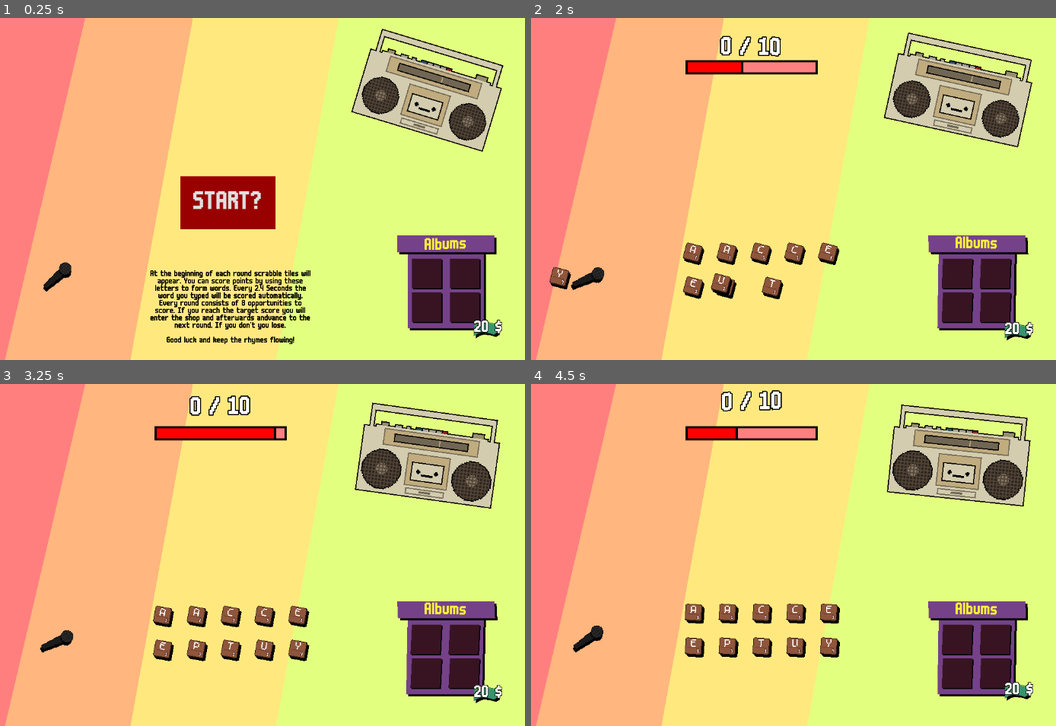
Above: before the commit, frames 1-4 (two rows, left to right).
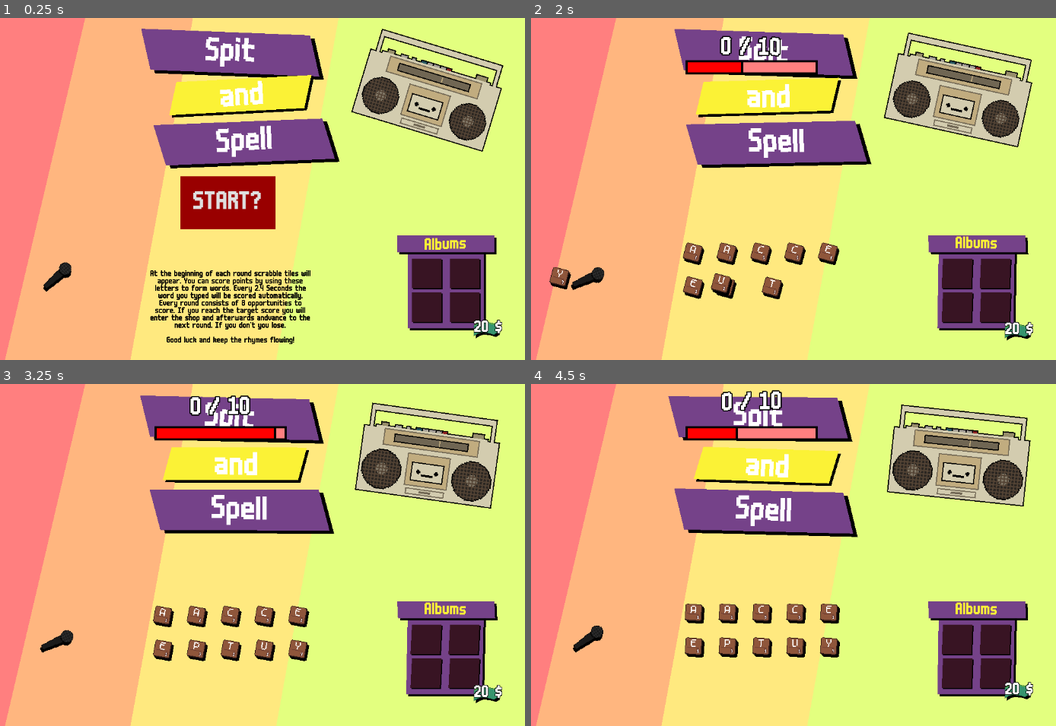
Above: after the commit, the same moments.

Repository: LiranDat/Spitandspell
Game: Godot game, scene res://scenes/main/main.tscn
The game is run twice, just before and just after one commit, with the same random seed, the same clock (stepped at 60 frames per second) and the same inputs.
Inputs (mouse positions are in pixels of both pictures, inside the frame that each line leads up to):
- Up to frame 1 (0.25 s): no input
- Up to frame 2 (2 s): click "START?" at 0.5 s; move the mouse to (588, 274) at 1.27 s; click (588, 274) at 1.42 s
- Up to frame 3 (3.25 s): move the mouse to (162, 650) at 2.02 s; click (162, 650) at 2.17 s; move the mouse to (299, 650) at 2.77 s; click (299, 650) at 2.92 s
- Up to frame 4 (4.5 s): move the mouse to (725, 647) at 3.52 s; click (725, 647) at 3.67 s; move the mouse to (725, 613) at 4.27 s; click (725, 613) at 4.42 s

The runs differ from the first frame. In frame 1, 11% of the frame differs, in the area x 26-65%, y 3-44%; in frame 2, 9.9%; in frame 3, 9.9%; in frame 4, 10%.
Error in both runs: Invalid access of index '0' on a base object of type: 'PackedStringArray'. (res://scenes/lyrics/lyrics.gd:26)

Commit message:
Title screen added

Diff:
--- a/Title.gd
+++ b/Title.gd
@@ -7,12 +7,12 @@
 func sway(delta):
 	var posValue = sin(time)*6.0
 	var rotValue = cos(time*.3)*1.0/(8.0*PI)
-	$Bar1.position.x = posValue
-	$Bar1.rotation = rotValue
-	$Bar2.position.x = -sin(time*.7)*6.0
-	$Bar2.rotation = -cos(time*.5)*1.0/(6.0*PI)
-	$Bar3.position.x = sin(time*.9)*8.0
-	$Bar3.rotation = -cos(time*.5)*1.0/(8.0*PI)
+	$Center/Bar1.position.x = posValue
+	$Center/Bar1.rotation = rotValue
+	$Center/Bar2.position.x = -sin(time*.7)*6.0
+	$Center/Bar2.rotation = -cos(time*.5)*1.0/(6.0*PI)
+	$Center/Bar3.position.x = sin(time*.9)*8.0
+	$Center/Bar3.rotation = -cos(time*.5)*1.0/(8.0*PI)
 
 	time+=delta
 	pass
--- a/scenes/main/main.tscn
+++ b/scenes/main/main.tscn
@@ -7,6 +7,7 @@
 [ext_resource type="PackedScene" uid="uid://d14bd2ryyhrdr" path="res://letter_selection.tscn" id="5_6q06x"]
 [ext_resource type="AudioStream" uid="uid://dyv78ibi2l8bj" path="res://sounds/boo.mp3" id="6_ow5a4"]
 [ext_resource type="FontFile" uid="uid://6ybbtdjigu8h" path="res://fonts/m6x11.ttf" id="7_hujxm"]
+[ext_resource type="PackedScene" uid="uid://b715lkrehpwd0" path="res://title.tscn" id="8_yyfjg"]
 
 [node name="main" type="Node"]
 script = ExtResource("1_hyk8p")
@@ -41,7 +42,6 @@
 scale = Vector2(2, 2)
 
 [node name="AlbumCase" parent="." instance=ExtResource("4_l3cfh")]
-z_index = 10
 position = Vector2(1006, 516)
 
 [node name="LetterSelection" parent="." instance=ExtResource("5_6q06x")]
@@ -63,3 +63,20 @@
 
 Good luck and keep the rhymes flowing!"
 horizontal_alignment = 1
+
+[node name="TitlePlacement" type="Control" parent="."]
+layout_mode = 3
+anchors_preset = 15
+anchor_right = 1.0
+anchor_bottom = 1.0
+grow_horizontal = 2
+grow_vertical = 2
+size_flags_horizontal = 3
+
+[node name="Control" type="Control" parent="TitlePlacement"]
+anchors_preset = 0
+offset_right = 40.0
+offset_bottom = 40.0
+
+[node name="Title" parent="TitlePlacement/Control" instance=ExtResource("8_yyfjg")]
+position = Vector2(608, 152)
--- a/title.tscn
+++ b/title.tscn
@@ -6,9 +6,12 @@
 [node name="Title" type="Node2D"]
 script = ExtResource("1_y7k74")
 
-[node name="Bar1" type="Node2D" parent="."]
+[node name="Center" type="Node2D" parent="."]
+position = Vector2(-88, -128)
 
-[node name="SignPolygon" type="Polygon2D" parent="Bar1"]
+[node name="Bar1" type="Node2D" parent="Center"]
+
+[node name="SignPolygon" type="Polygon2D" parent="Center/Bar1"]
 position = Vector2(-96, 0)
 scale = Vector2(320, 80)
 skew = -0.261799
@@ -16,14 +19,14 @@
 polygon = PackedVector2Array(0, 0, 1, 0, 1, 1, 0.78558, 1, 0, 1)
 uv = PackedVector2Array(69.973, 75.093, 208.213, 88.7463, 150.186, 182.613, 59.733, 162.133)
 
-[node name="Shadow" type="Polygon2D" parent="Bar1/SignPolygon"]
+[node name="Shadow" type="Polygon2D" parent="Center/Bar1/SignPolygon"]
 z_index = -1
 position = Vector2(0.0220994, 0.0767634)
 color = Color(0, 0, 0, 1)
 polygon = PackedVector2Array(0, 0, 1, 0, 1, 1, 0.78558, 1, 0, 1)
 uv = PackedVector2Array(69.973, 75.093, 208.213, 88.7463, 150.186, 182.613, 59.733, 162.133)
 
-[node name="RichTextLabel" type="RichTextLabel" parent="Bar1"]
+[node name="RichTextLabel" type="RichTextLabel" parent="Center/Bar1"]
 offset_left = -72.0
 offset_right = 224.0
 offset_bottom = 80.0
@@ -35,10 +38,11 @@
 autowrap_mode = 0
 horizontal_alignment = 1
 vertical_alignment = 1
+metadata/_edit_use_anchors_ = true
 
-[node name="Bar2" type="Node2D" parent="."]
+[node name="Bar2" type="Node2D" parent="Center"]
 
-[node name="SignPolygon2" type="Polygon2D" parent="Bar2"]
+[node name="SignPolygon2" type="Polygon2D" parent="Center/Bar2"]
 position = Vector2(-32, 96)
 scale = Vector2(256, 64)
 skew = 0.261799
@@ -46,14 +50,14 @@
 polygon = PackedVector2Array(0, 0, 1, 0, 1, 1, 0.78558, 1, 0, 1)
 uv = PackedVector2Array(69.973, 75.093, 208.213, 88.7463, 150.186, 182.613, 59.733, 162.133)
 
-[node name="Shadow" type="Polygon2D" parent="Bar2/SignPolygon2"]
+[node name="Shadow" type="Polygon2D" parent="Center/Bar2/SignPolygon2"]
 z_index = -1
 position = Vector2(0.0220994, 0.0767634)
 color = Color(0, 0, 0, 1)
 polygon = PackedVector2Array(0, 0, 1, 0, 1, 1, 0.78558, 1, 0, 1)
 uv = PackedVector2Array(69.973, 75.093, 208.213, 88.7463, 150.186, 182.613, 59.733, 162.133)
 
-[node name="RichTextLabel2" type="RichTextLabel" parent="Bar2"]
+[node name="RichTextLabel2" type="RichTextLabel" parent="Center/Bar2"]
 offset_left = -56.0
 offset_top = 100.0
 offset_right = 240.0
@@ -66,10 +70,11 @@
 autowrap_mode = 0
 horizontal_alignment = 1
 vertical_alignment = 1
+metadata/_edit_use_anchors_ = true
 
-[node name="Bar3" type="Node2D" parent="."]
+[node name="Bar3" type="Node2D" parent="Center"]
 
-[node name="SignPolygon3" type="Polygon2D" parent="Bar3"]
+[node name="SignPolygon3" type="Polygon2D" parent="Center/Bar3"]
 position = Vector2(-80, 176)
 scale = Vector2(320, 80)
 skew = -0.261799
@@ -77,14 +82,14 @@
 polygon = PackedVector2Array(0, 0, 1, 0, 1, 1, 0.78558, 1, 0, 1)
 uv = PackedVector2Array(69.973, 75.093, 208.213, 88.7463, 150.186, 182.613, 59.733, 162.133)
 
-[node name="Shadow" type="Polygon2D" parent="Bar3/SignPolygon3"]
+[node name="Shadow" type="Polygon2D" parent="Center/Bar3/SignPolygon3"]
 z_index = -1
 position = Vector2(0.0220994, 0.0767634)
 color = Color(0, 0, 0, 1)
 polygon = PackedVector2Array(0, 0, 1, 0, 1, 1, 0.78558, 1, 0, 1)
 uv = PackedVector2Array(69.973, 75.093, 208.213, 88.7463, 150.186, 182.613, 59.733, 162.133)
 
-[node name="RichTextLabel3" type="RichTextLabel" parent="Bar3"]
+[node name="RichTextLabel3" type="RichTextLabel" parent="Center/Bar3"]
 offset_left = -56.0
 offset_top = 180.0
 offset_right = 240.0
@@ -97,3 +102,10 @@
 autowrap_mode = 0
 horizontal_alignment = 1
 vertical_alignment = 1
+metadata/_edit_use_anchors_ = true
+
+[node name="Container" type="Container" parent="Center"]
+offset_left = -96.0
+offset_top = -4.0
+offset_right = 272.0
+offset_bottom = 260.0
Not shown: 1 places in scenes/main/main.tscn that only renumber resources
